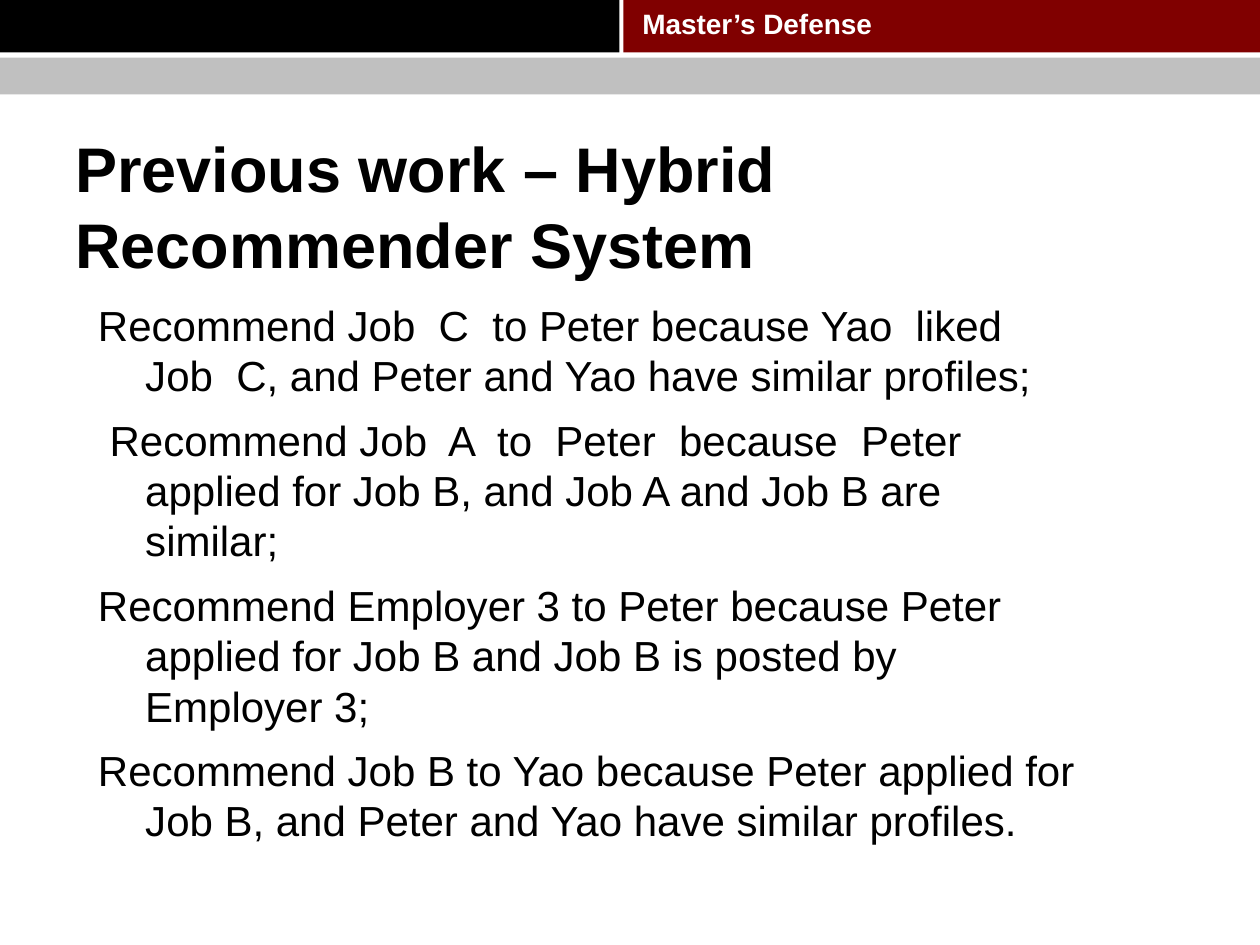
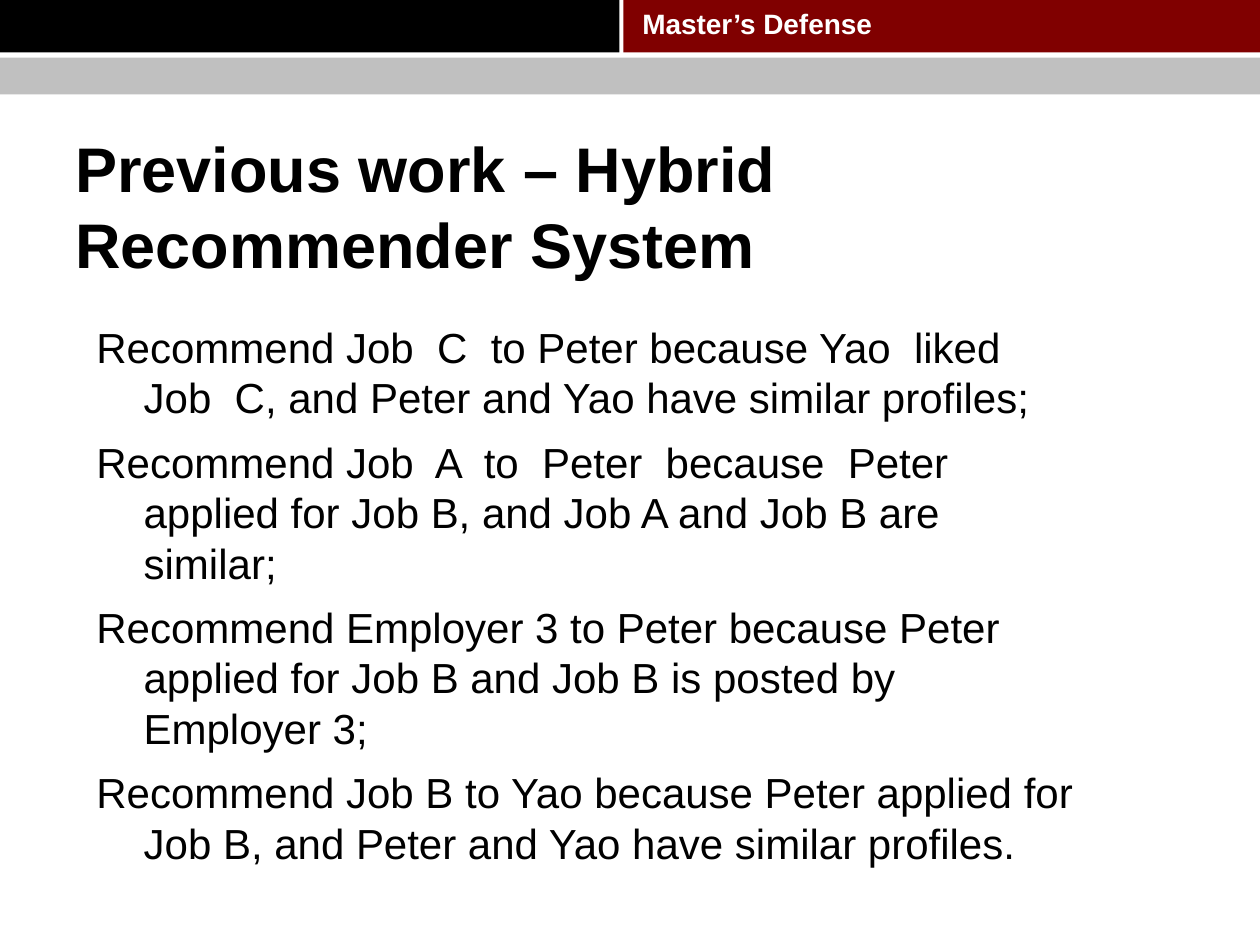
Before and after one commit to pkushiqiang/thesis, a slide deck: slide 13 of media/Master's thesis.pptx (slide 14 before the commit). Drawn at 1260x945 pixels with LibreOffice and Linux fonts; fonts in the diff are those of the drawing; background and template pictures are left out. Boxes give left, top, right and bottom in pixels: in the first picture for what was removed or moved away, otherwise in the second. Text is boxed around its words. In the diff, an @@ line names an element or a change of style, - is before the commit and + after.

```diff
--- a/media/Master's thesis.pptx
+++ b/media/Master's thesis.pptx
@@ text "Recommend Job C to Peter ...": place and size @@
-text "Recommend Job C to Peter ..." at bbox=[98, 310, 1074, 845]
+text "Recommend Job C to Peter ..." at bbox=[96, 332, 1073, 867]
```
Also in this commit, not shown: 11 other slides changed, 4 slides added, 3 slides removed.
